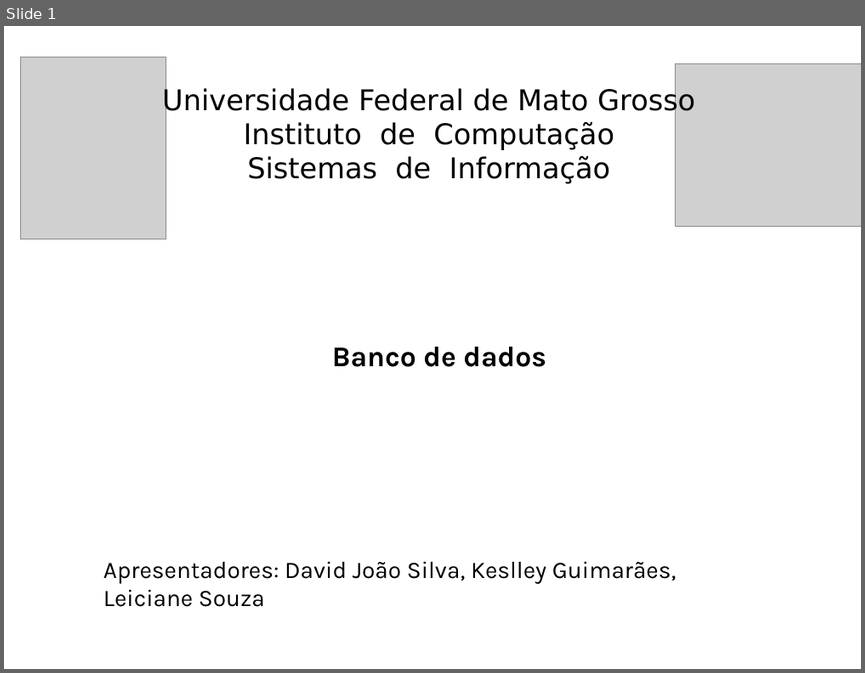
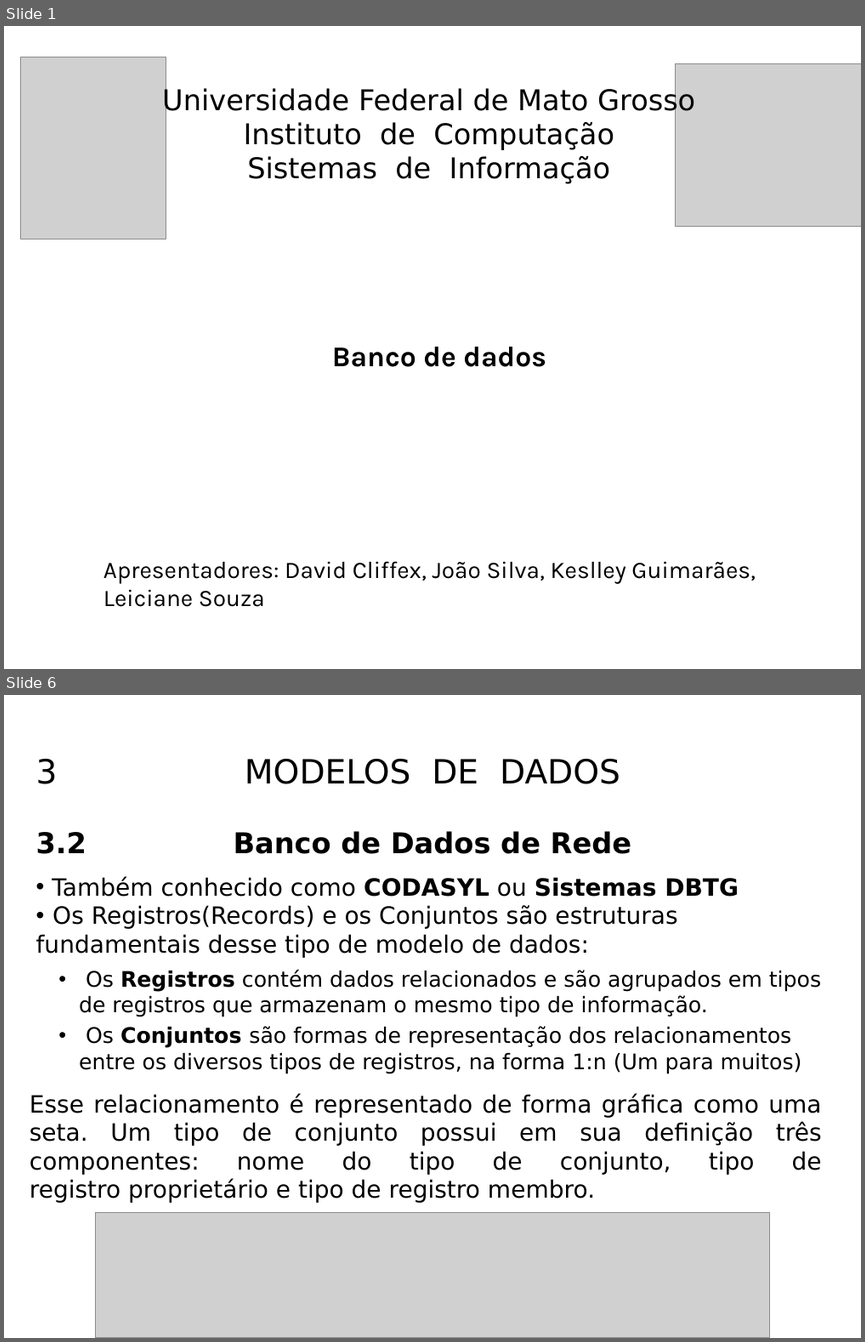
Before and after one commit to KeslleyWillian/Faculdade, a slide deck: 1-semestre/Fundamentos-da-computacao/Banco_de_dados.pptx. Shown one above the other, each under a label of ours: slide 1 before the commit, slides 1 and 6 after it; the slides between them are not shown. The pictures are 865x673 and 865x1342 pixels, drawn with LibreOffice and Linux fonts; fonts in the diff are those of the drawing; grey boxes stand for pictures. Boxes give left, top, right and bottom in pixels: in the first picture for what was removed or moved away, otherwise in the second. Text is boxed around its words. In the diff, an @@ line names an element or a change of style, - is before the commit and + after.

```diff
--- a/1-semestre/Fundamentos-da-computacao/Banco_de_dados.pptx
+++ b/1-semestre/Fundamentos-da-computacao/Banco_de_dados.pptx
@@ slide 6 added at (4, 695, 861, 1338), background #FFFFFF @@
@@ text added at (36, 759, 58, 784), 28 pt, text #000000 @@
+3
@@ text added at (245, 759, 620, 784), 28 pt, text #000000 @@
+MODELOS DE DADOS
@@ text added at (36, 832, 86, 854), 24 pt, text #000000, bold @@
+3.2
@@ text added at (234, 831, 631, 854), 24 pt, text #000000, bold @@
+Banco de Dados de Rede
@@ text added at (36, 876, 738, 958), 20 pt, text #000000 @@
+• Também conhecido como CODASYL ou Sistemas DBTG
+• Os Registros(Records) e os Conjuntos são estruturas fundamentais desse tipo de modelo de dados:
@@ text added at (79, 970, 821, 1017), 18 pt, text #000000 @@
+  • Os Registros contém dados relacionados e são agrupados em tipos de registros que armazenam o mesmo tipo de informação.
@@ text added at (79, 1026, 802, 1074), 18 pt, text #000000 @@
+  • Os Conjuntos são formas de representação dos relacionamentos entre os diversos tipos de registros, na forma 1:n (Um para muitos)
@@ text added at (30, 1093, 822, 1202), 20 pt, text #000000 @@
+Esse relacionamento é representado de forma gráfica como uma seta. Um tipo de conjunto possui em sua definição três componentes: nome do tipo de conjunto, tipo de registro proprietário e tipo de registro membro.
@@ picture added at (95, 1212, 769, 1338) @@
@@ slide 1 changed as well @@
@@ text at (103, 561, 755, 607): text changed @@
-Apresentadores: David João Silva, Keslley Guimarães, Leiciane Souza
+Apresentadores: David Cliffex, João Silva, Keslley Guimarães, Leiciane Souza
```
Also in this commit, not shown: 4 other slides changed, 14 other slides added, 6 slides removed, 20 other files.
